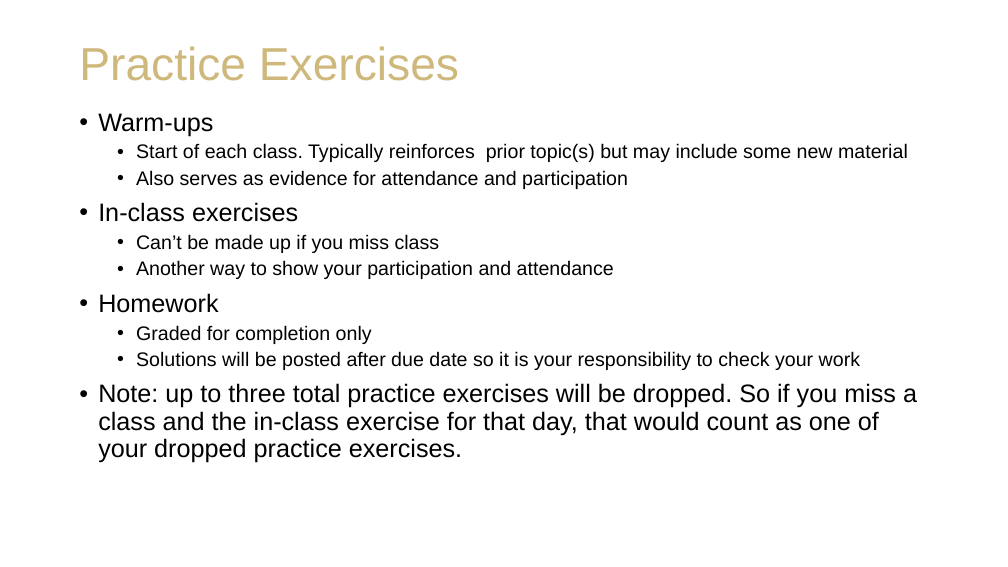
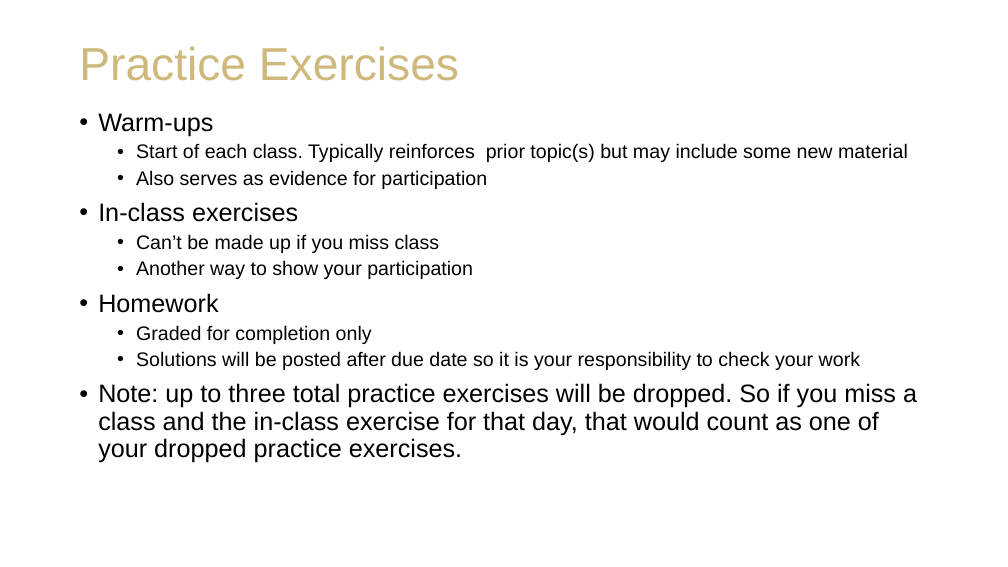
Before and after one commit to staylorx/cu-leeds-baim3220, a slide deck: slide 7 of Week 1/BAIM 3220_ Introductions and Course Expectations.pptx. Drawn at 1008x567 pixels with LibreOffice and Linux fonts; fonts in the diff are those of the drawing; background and template pictures are left out. Boxes give left, top, right and bottom in pixels: in the first picture for what was removed or moved away, otherwise in the second. Text is boxed around its words. In the diff, an @@ line names an element or a change of style, - is before the commit and + after.

```diff
--- a/Week 1/BAIM 3220_ Introductions and Course Expectations.pptx
+++ b/Week 1/BAIM 3220_ Introductions and Course Expectations.pptx
@@ text at bbox=[136, 170, 487, 189]: text changed @@
-  • Also serves as evidence for attendance and participation
+  • Also serves as evidence for participation
@@ text at bbox=[136, 260, 473, 279]: text changed @@
-  • Another way to show your participation and attendance
+  • Another way to show your participation
```
Also in this commit, not shown: 1 other slide changed, 1 other file.
